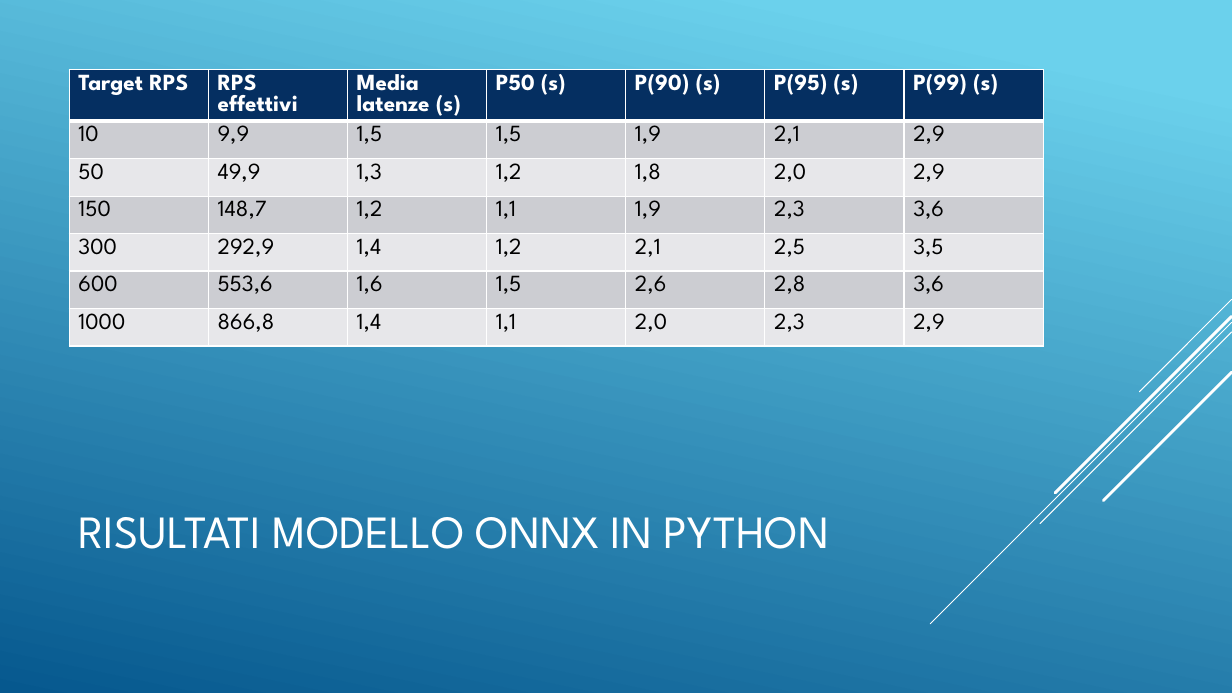
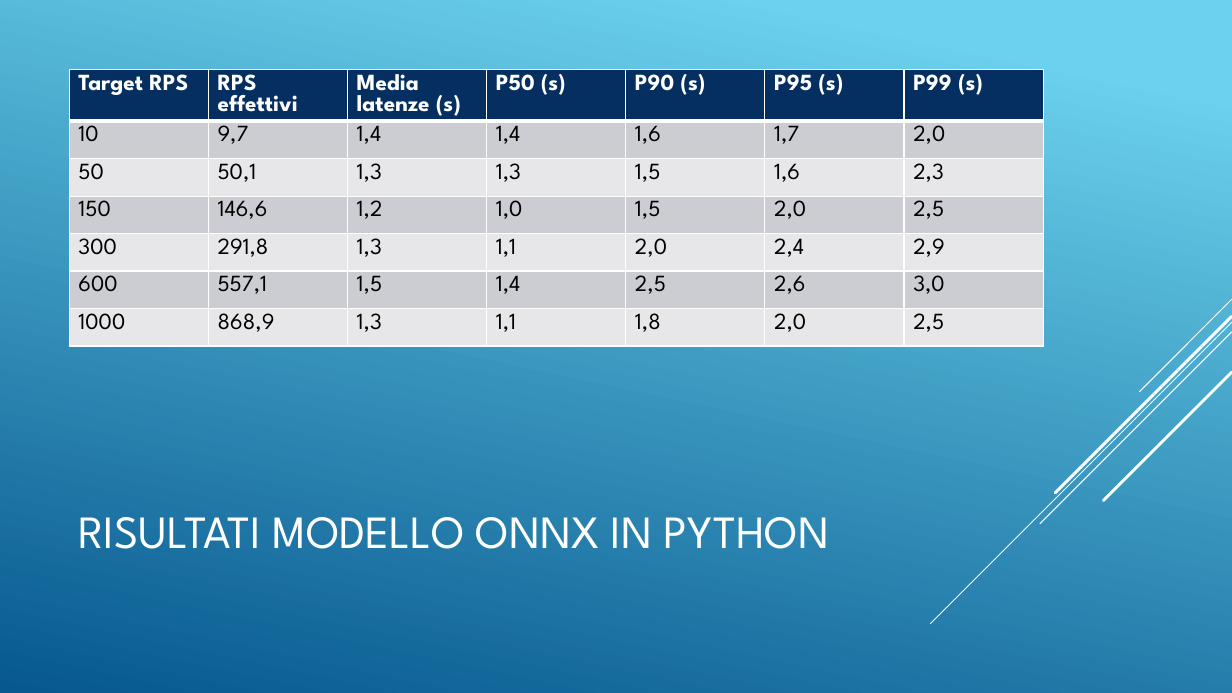
Before and after one commit to Bognanni/gsasrec-py-rust, a slide deck: slide 22 of Gsasrec.pptx. Drawn at 1232x693 pixels with LibreOffice and Linux fonts; fonts in the diff are those of the drawing. Boxes give left, top, right and bottom in pixels: in the first picture for what was removed or moved away, otherwise in the second. Text is boxed around its words. In the diff, an @@ line names an element or a change of style, - is before the commit and + after.

Commit message:
Update: add the python binding with the onnx model imported in rust

```diff
--- a/Gsasrec.pptx
+++ b/Gsasrec.pptx
@@ table at (69,69,1046,359) @@
-row 1: Target RPS | RPS effettivi | Media latenze (s) | P50 (s) | P(90) (s) | P(95) (s) | P(99) (s)
+row 1: Target RPS | RPS effettivi | Media latenze (s) | P50 (s) | P90 (s) | P95 (s) | P99 (s)
-row 2: 10 | 9,9 | 1,5 | 1,5 | 1,9 | 2,1 | 2,9
+row 2: 10 | 9,7 | 1,4 | 1,4 | 1,6 | 1,7 | 2,0
-row 3: 50 | 49,9 | 1,3 | 1,2 | 1,8 | 2,0 | 2,9
+row 3: 50 | 50,1 | 1,3 | 1,3 | 1,5 | 1,6 | 2,3
-row 4: 150 | 148,7 | 1,2 | 1,1 | 1,9 | 2,3 | 3,6
+row 4: 150 | 146,6 | 1,2 | 1,0 | 1,5 | 2,0 | 2,5
-row 5: 300 | 292,9 | 1,4 | 1,2 | 2,1 | 2,5 | 3,5
+row 5: 300 | 291,8 | 1,3 | 1,1 | 2,0 | 2,4 | 2,9
-row 6: 600 | 553,6 | 1,6 | 1,5 | 2,6 | 2,8 | 3,6
+row 6: 600 | 557,1 | 1,5 | 1,4 | 2,5 | 2,6 | 3,0
-row 7: 1000 | 866,8 | 1,4 | 1,1 | 2,0 | 2,3 | 2,9
+row 7: 1000 | 868,9 | 1,3 | 1,1 | 1,8 | 2,0 | 2,5
```
Also in this commit, not shown: 1 other slide changed, 3 slides added, 8 other files.
